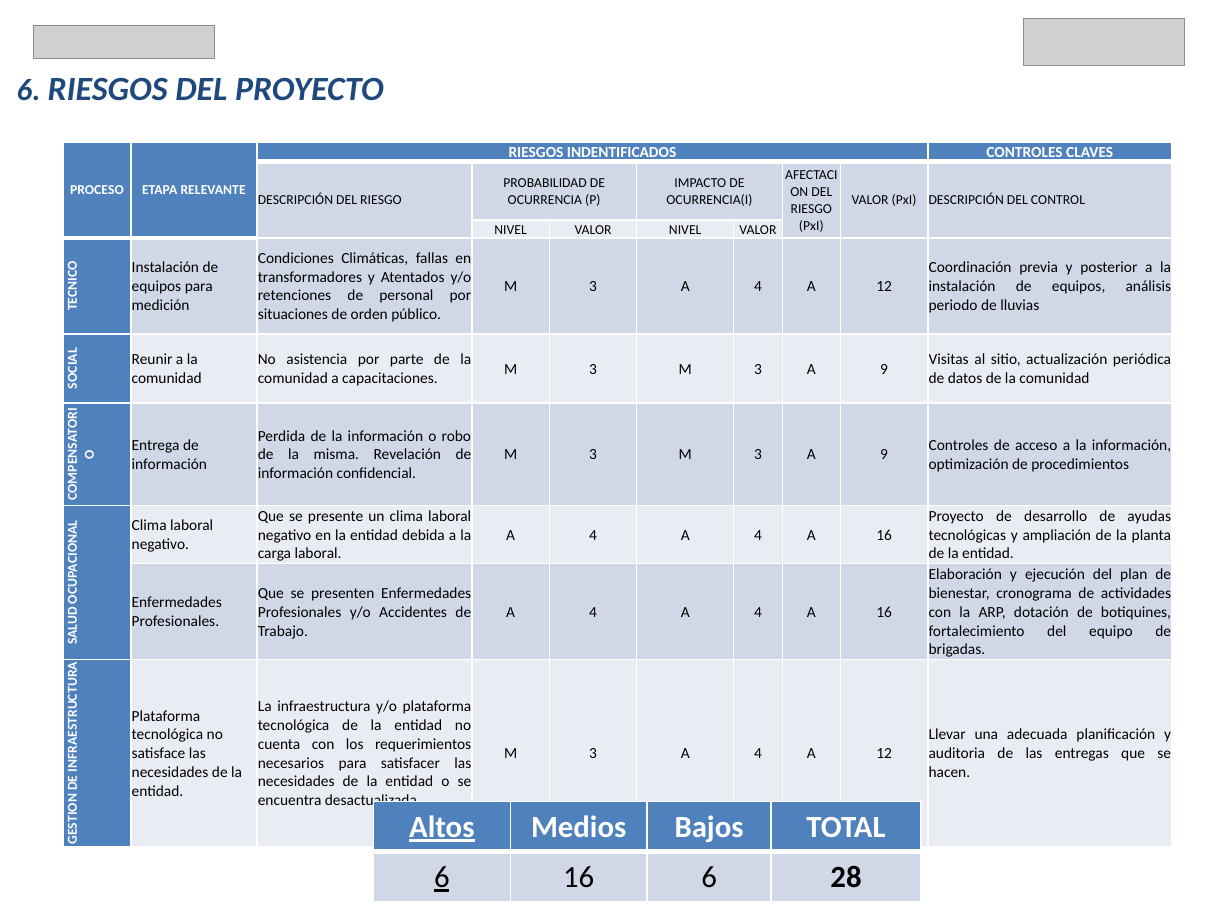
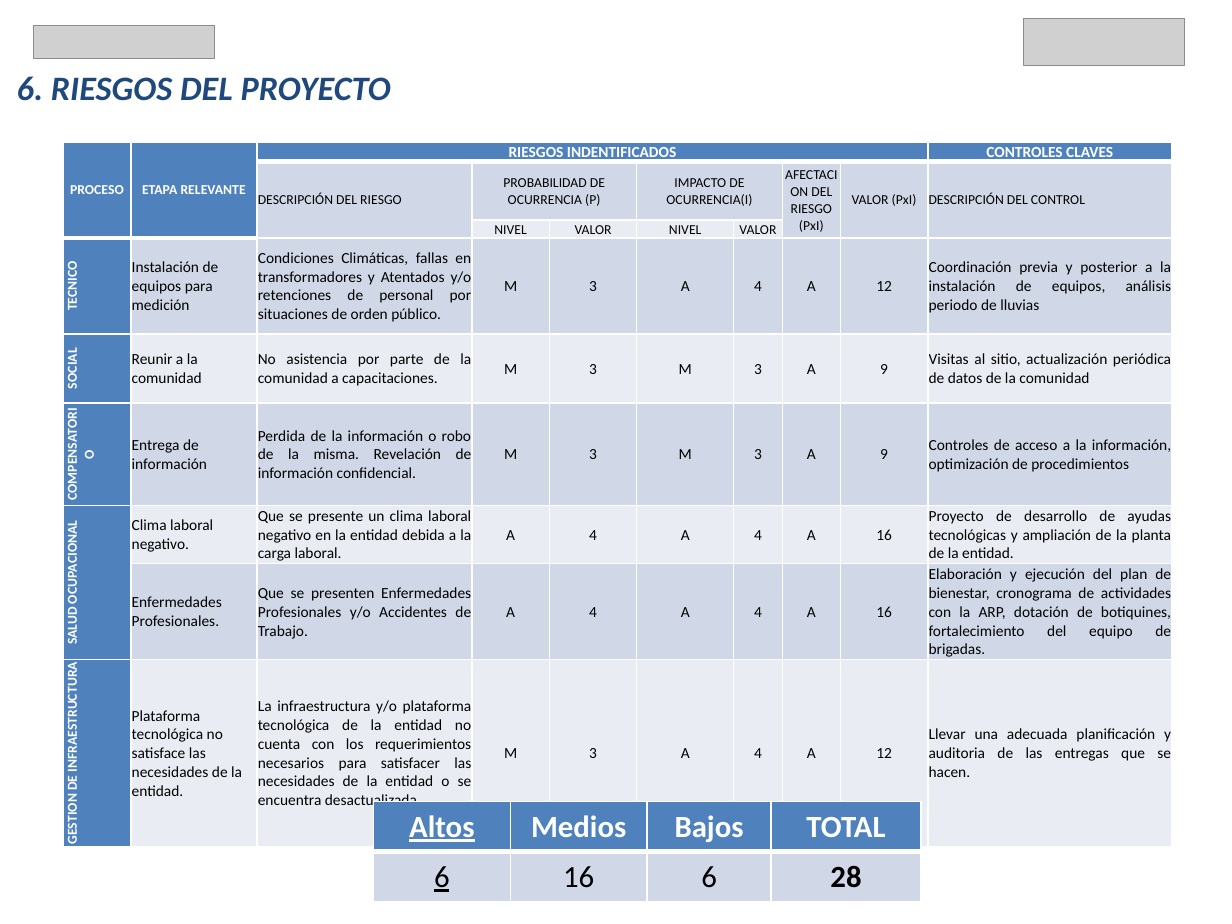
Before and after one commit to JuanCarlosReyesGuerrero/TFG_OBS, a slide deck: slide 9 of PresentacionTFM.pptx (slide 8 before the commit). Drawn at 1232x924 pixels with LibreOffice and Linux fonts; fonts in the diff are those of the drawing; grey boxes stand for pictures. Boxes give left, top, right and bottom in pixels: in the first picture for what was removed or moved away, otherwise in the second. Text is boxed around its words. In the diff, an @@ line names an element or a change of style, - is before the commit and + after.

```diff
--- a/PresentacionTFM.pptx
+++ b/PresentacionTFM.pptx
@@ title "6. RIESGOS DEL PROYECTO" at (17, 76, 391, 101): size 18 to 20 pt in "6."; size 19.8 to 20 pt @@
```
Also in this commit, not shown: 5 other slides changed, 2 slides added, 1 slide removed, 1 other file.
